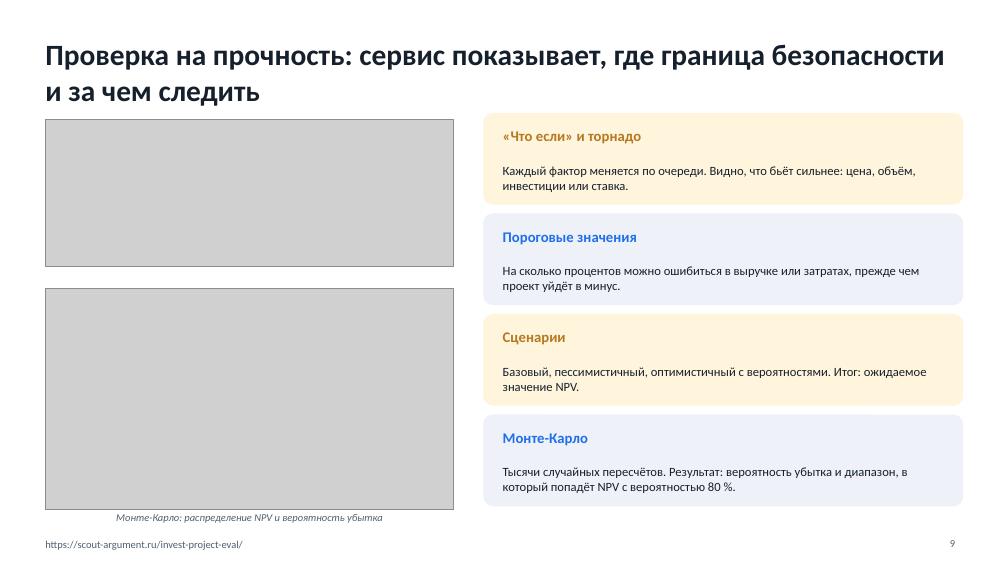
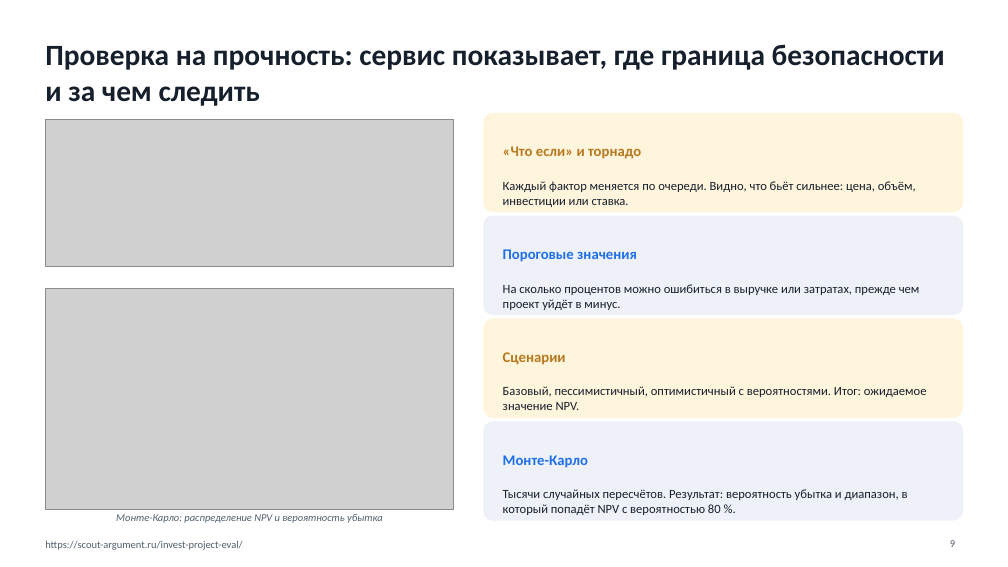
Before and after one commit to mmvolkov/invest-project-eval, a slide deck: slide 9 of docs/Презентация_сервиса.pptx. Drawn at 1008x567 pixels with LibreOffice and Linux fonts; fonts in the diff are those of the drawing; grey boxes stand for pictures. Boxes give left, top, right and bottom in pixels: in the first picture for what was removed or moved away, otherwise in the second. Text is boxed around its words. In the diff, an @@ line names an element or a change of style, - is before the commit and + after.

```diff
--- a/docs/Презентация_сервиса.pptx
+++ b/docs/Презентация_сервиса.pptx
@@ rounded rectangle: place and size @@
-rounded rectangle at [484, 113, 963, 204]
+rounded rectangle at [484, 113, 963, 212]
@@ text "«Что если» и торнадо": place and size @@
-text "«Что если» и торнадо" at [503, 131, 641, 144]
+text "«Что если» и торнадо" at [503, 146, 641, 159]
@@ text "Каждый фактор меняется по очереди. ...": place and size @@
-text "Каждый фактор меняется по очереди. ..." at [503, 166, 916, 192]
+text "Каждый фактор меняется по очереди. ..." at [503, 181, 916, 207]
@@ rounded rectangle: place and size @@
-rounded rectangle at [484, 214, 963, 305]
+rounded rectangle at [484, 216, 963, 315]
@@ text "Пороговые значения": place and size @@
-text "Пороговые значения" at [503, 232, 637, 245]
+text "Пороговые значения" at [503, 249, 637, 262]
@@ text "На сколько процентов можно ошибиться ...": place and size @@
-text "На сколько процентов можно ошибиться ..." at [503, 266, 920, 292]
+text "На сколько процентов можно ошибиться ..." at [503, 284, 920, 310]
@@ rounded rectangle: place and size @@
-rounded rectangle at [484, 315, 963, 405]
+rounded rectangle at [484, 319, 963, 417]
@@ text "Сценарии": place and size @@
-text "Сценарии" at [503, 332, 566, 345]
+text "Сценарии" at [503, 352, 566, 365]
@@ text "Базовый, пессимистичный, оптимистичный с вероятностями. ...": place and size @@
-text "Базовый, пессимистичный, оптимистичный с вероятностями. ..." at [503, 367, 927, 391]
+text "Базовый, пессимистичный, оптимистичный с вероятностями. ..." at [503, 386, 927, 410]
@@ proportions changed in 4 elements at [484, 113, 963, 212], [484, 216, 963, 315], [484, 319, 963, 417], [484, 422, 963, 520] @@
@@ rounded rectangle: place and size @@
-rounded rectangle at [484, 415, 963, 506]
+rounded rectangle at [484, 422, 963, 520]
@@ text "Монте-Карло": place and size @@
-text "Монте-Карло" at [503, 433, 588, 446]
+text "Монте-Карло" at [503, 455, 588, 468]
@@ text "Тысячи случайных пересчётов. Результат: вероятность ...": place and size @@
-text "Тысячи случайных пересчётов. Результат: вероятность ..." at [503, 467, 908, 493]
+text "Тысячи случайных пересчётов. Результат: вероятность ..." at [503, 489, 908, 515]
```
Also in this commit, not shown: 4 other slides changed, 5 other files.
